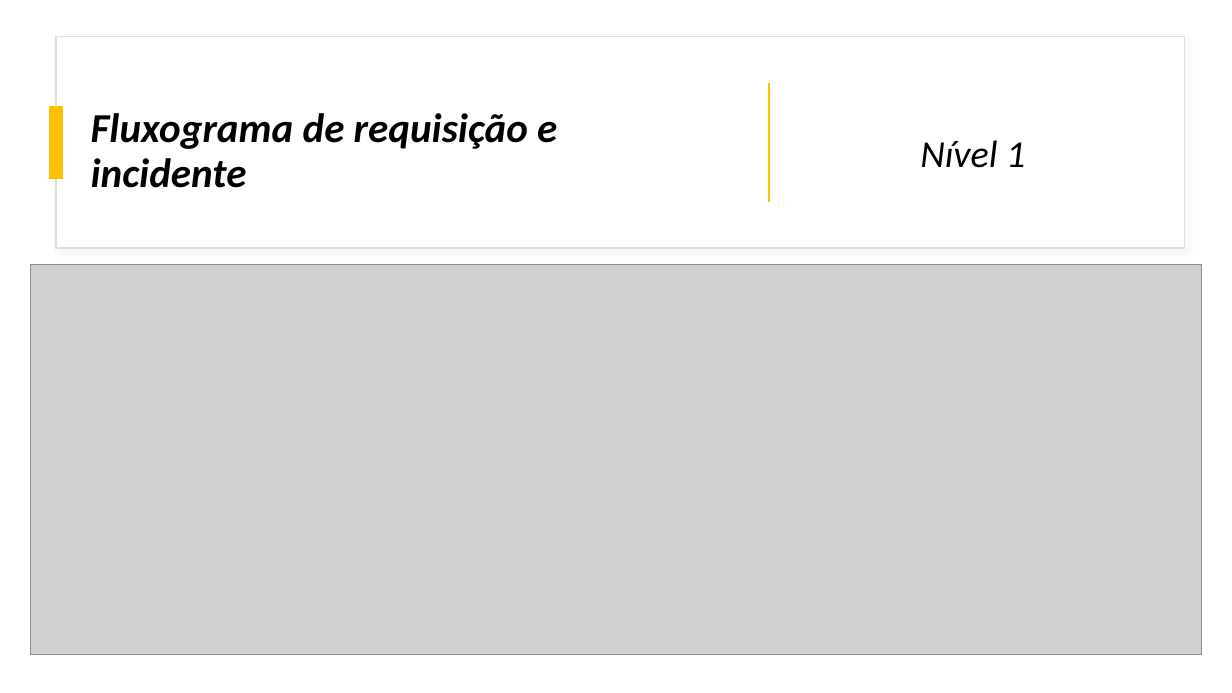
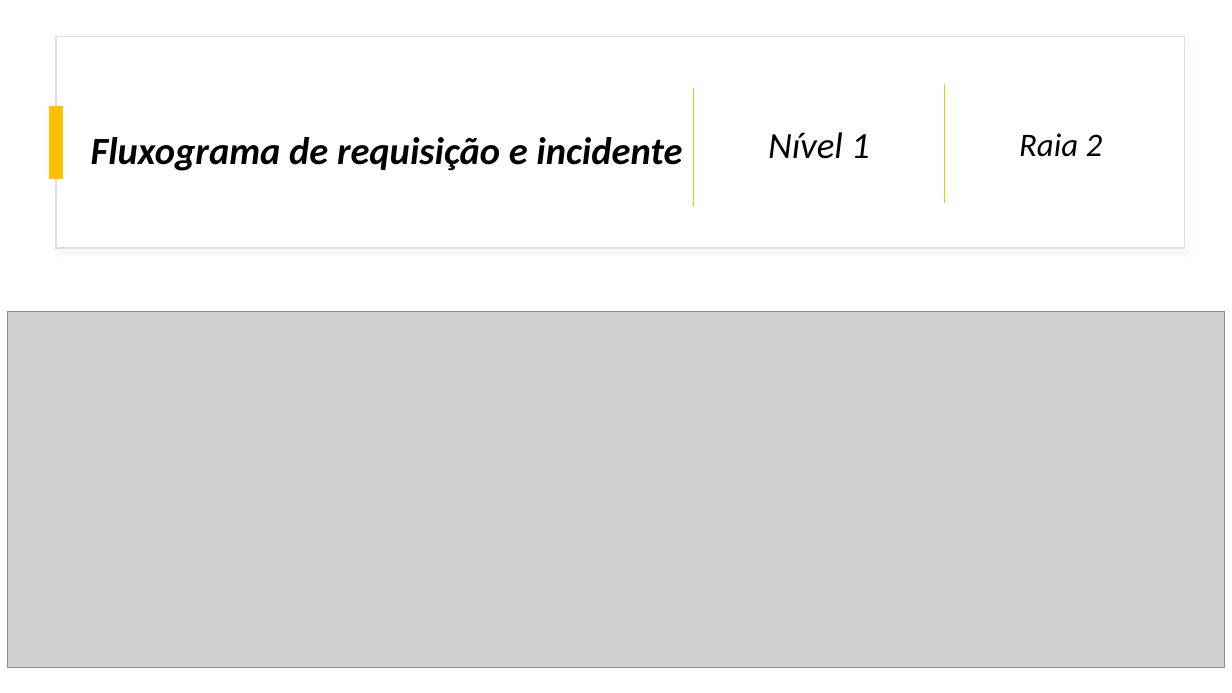
Before and after one commit to EmpresaJet/EmpresaJet, a slide deck: slide 5 of links-externos/Fluxogramas/Fluxogramas_TI_Grupo01.pptx. Drawn at 1232x693 pixels with LibreOffice and Linux fonts; fonts in the diff are those of the drawing; grey boxes stand for pictures. Boxes give left, top, right and bottom in pixels: in the first picture for what was removed or moved away, otherwise in the second. Text is boxed around its words. In the diff, an @@ line names an element or a change of style, - is before the commit and + after.

Commit message:
Nova versão dos fluxogramas e PDF de TI

```diff
--- a/links-externos/Fluxogramas/Fluxogramas_TI_Grupo01.pptx
+++ b/links-externos/Fluxogramas/Fluxogramas_TI_Grupo01.pptx
@@ text "Fluxograma de requisição e incidente" at box(91, 137, 682, 171): size 32 to 30 pt @@
@@ line moved from (769, 83) - (769, 202) to (694, 88) - (694, 207) @@
@@ line added from (945, 84) to (945, 203), #FFC000 1 pt @@
@@ title "Nível 1": place and size @@
-title "Nível 1" at box(920, 140, 1025, 168)
+title "Nível 1" at box(768, 132, 870, 159)
@@ title "Nível 1" at box(768, 132, 870, 159): size 29.7 to 28.8 pt @@
@@ text added at box(1019, 133, 1103, 157), 25.6 pt, text #000000, italic @@
+Raia 2
@@ picture: place and size @@
-picture at box(30, 264, 1202, 654)
+picture at box(7, 311, 1226, 667)
```
Also in this commit, not shown: 10 other slides changed, 1 slide added, 6 other files.
